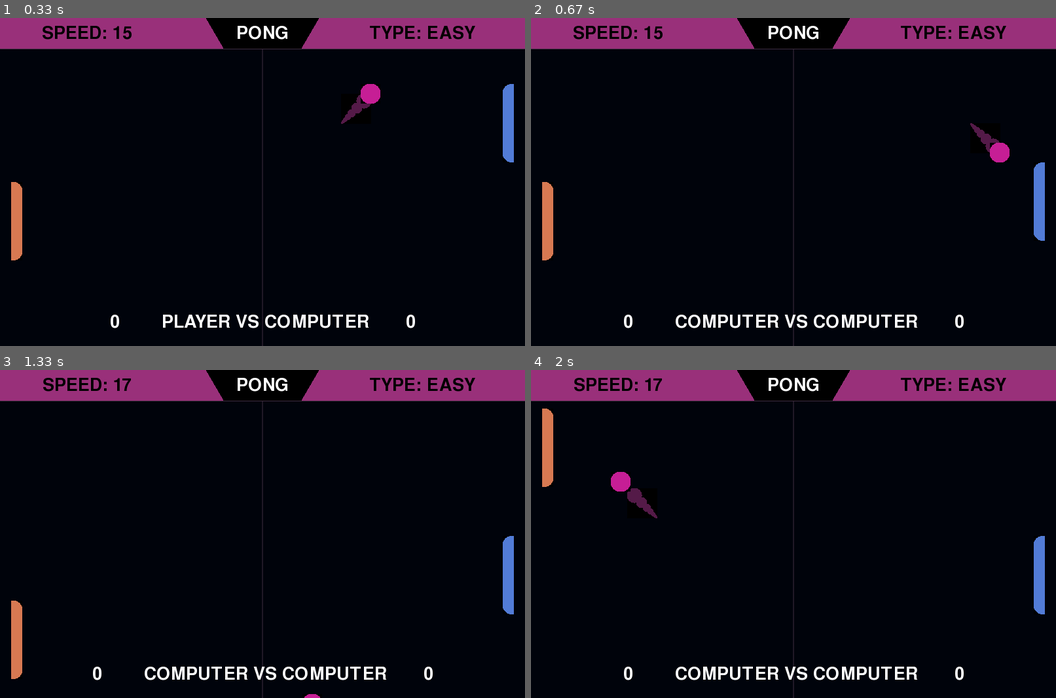
Above: before the commit, frames 1-4 (two rows, left to right).
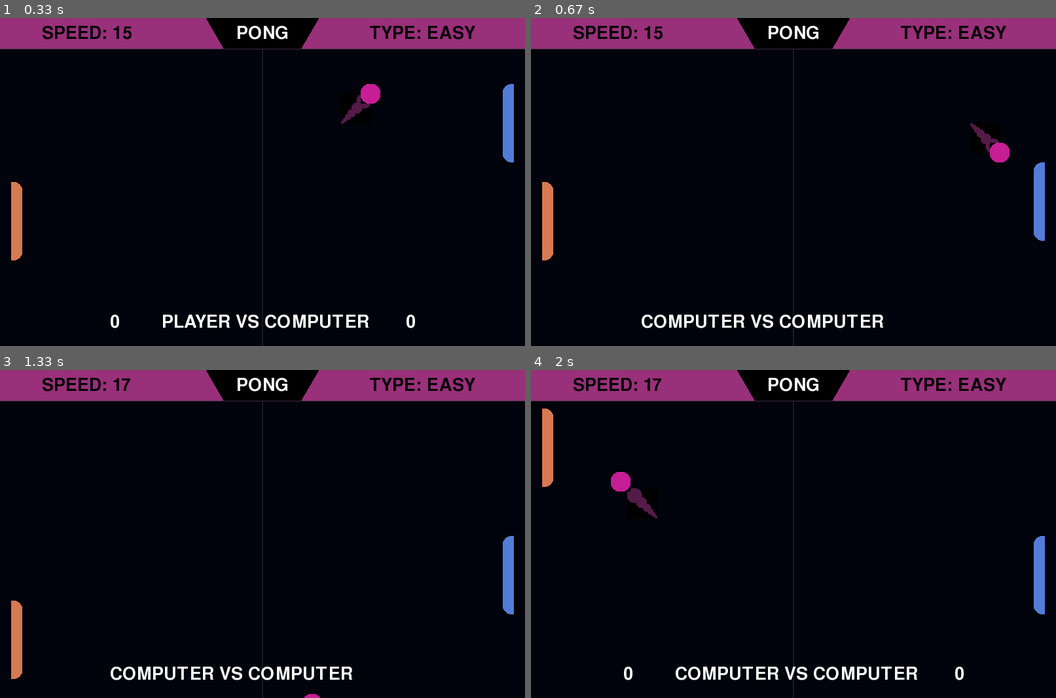
Above: after the commit, the same moments.

Repository: AlexTheGreat600/pong-pygame
Game: pygame game, started from main.py
Same seed, same stepped clock (60 frames per second), same inputs: the game is played once before the commit and once after it.
Inputs (mouse positions are in pixels of both pictures, inside the frame that each line leads up to):
- Up to frame 1 (0.33 s): no input
- Up to frame 2 (0.67 s): tap C at 0.33 s
- Up to frame 3 (1.33 s): tap = at 0.67 s; tap E at 1 s
- Up to frame 4 (2 s): tap R at 1.33 s; hold Up from 1.67 s (still down); move the mouse to (872, 419) at 1.7 s; tap Page Down at 1.82 s

Frame 1 is identical in both runs. In frame 2, 1.3% of the frame differs, in the area x 17-83%, y 90-95%; in frame 3, 1.5%, in the area x 8-83%, y 2-95%; in frame 4, 0.1%.

Commit message:
removed: commented code

Diff:
--- a/main.py
+++ b/main.py
@@ -206,7 +206,7 @@
 
 def update_score(player, type):
 
-    global player_score, computer_score
+    global player_score, computer_score, scorea_text, scoreb_text
 
     if player == 'player':
 
@@ -222,6 +222,7 @@
 
     game_mode_font()
 
+
 # --- PLAYER ---
 
 def update_player(direction):
@@ -252,7 +253,7 @@
 
 def update_speed(type):
 
-    global speed
+    global speed, speed_text
 
     if type == 'dec':
         if speed > speed_min: speed -= 1
@@ -266,23 +267,23 @@
     elif type == 'min':
         speed = speed_min
 
-    game_speed_text()
+    speed_text = font.render(f'SPEED: {speed}', True, 'Black')
 
 # --- TYPE ---
 
 def update_type(type):
 
-    global game_type
+    global game_type, game_type_text
     game_type = type
-    game_type_font()
+    game_type_text = font.render(f'TYPE: {game_type}', True, 'Black')
 
 # --- MODE ---
 
 def update_mode(mode):
 
-    global game_mode
+    global game_mode, game_mode_text
     game_mode = mode
-    game_mode_font()
+    game_mode_text = font.render(f'{game_mode}', True, 'White')
 
 # --- SWITCH ---
 
